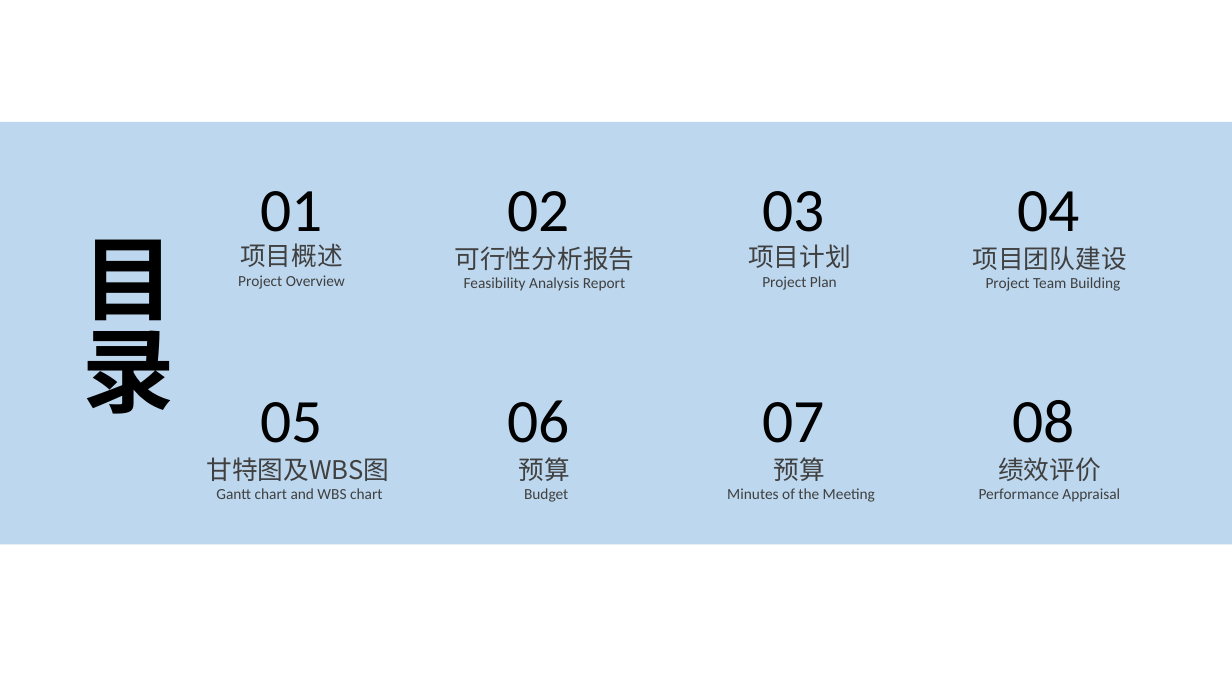
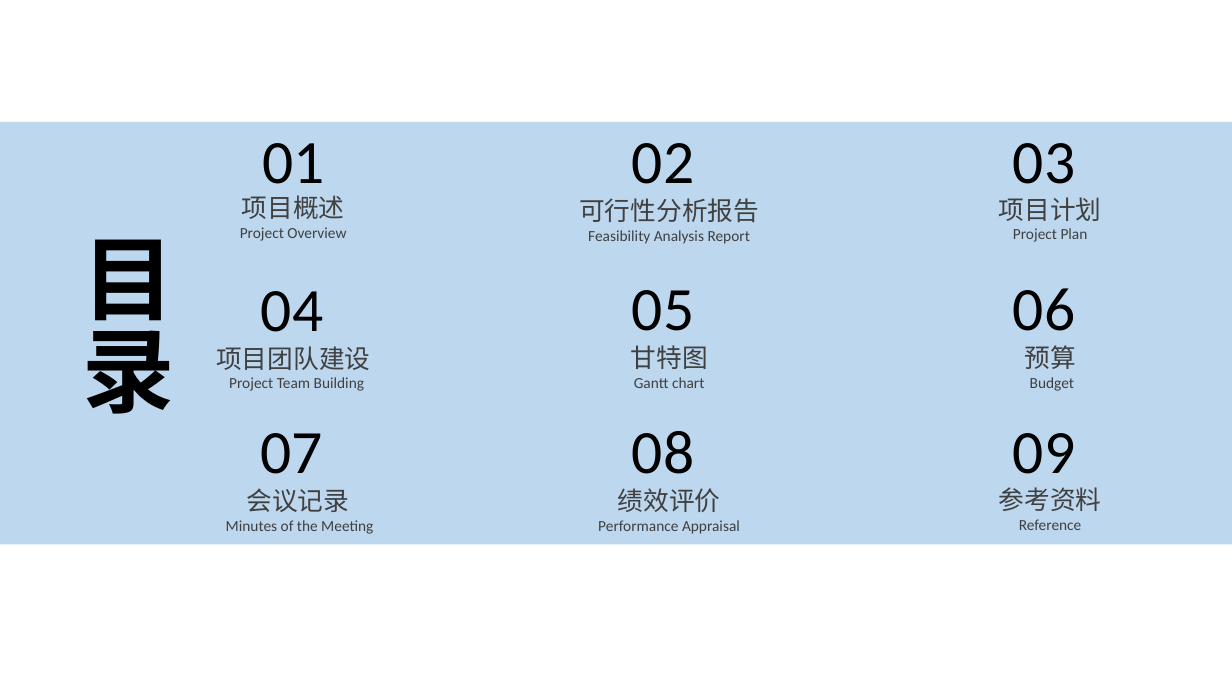
Before and after one commit to SE2020-G7/footprint, a slide deck: slide 2 of 评审PPT/项目计划/项目开发计划-G07-0.2.pptx. Drawn at 1232x693 pixels with LibreOffice and Linux fonts; fonts in the diff are those of the drawing. Boxes give left, top, right and bottom in pixels: in the first picture for what was removed or moved away, otherwise in the second. Text is boxed around its words. In the diff, an @@ line names an element or a change of style, - is before the commit and + after.

```diff
--- a/评审PPT/项目计划/项目开发计划-G07-0.2.pptx
+++ b/评审PPT/项目计划/项目开发计划-G07-0.2.pptx
@@ text "01": place and size @@
-text "01" at (261,191,323,246)
+text "01" at (262,143,324,198)
@@ text "02": place and size @@
-text "02" at (507,191,569,232)
+text "02" at (632,143,694,184)
@@ text "03": place and size @@
-text "03" at (762,191,824,246)
+text "03" at (1013,143,1075,198)
@@ text "项目概述": place and size @@
-text "项目概述" at (238,243,345,289)
+text "项目概述" at (240,195,346,241)
@@ text "可行性分析报告": place and size @@
-text "可行性分析报告" at (455,246,635,291)
+text "可行性分析报告" at (579,198,759,244)
@@ text "项目计划": place and size @@
-text "项目计划" at (748,244,851,290)
+text "项目计划" at (999,197,1102,242)
@@ text "04": place and size @@
-text "04" at (1017,191,1079,232)
+text "04" at (261,291,323,332)
@@ text "05": place and size @@
-text "05" at (261,402,323,443)
+text "05" at (632,290,694,331)
@@ text "06": place and size @@
-text "06" at (507,400,569,443)
+text "06" at (1013,288,1075,331)
@@ text "项目团队建设": place and size @@
-text "项目团队建设" at (973,246,1127,291)
+text "项目团队建设" at (216,346,370,391)
@@ text at (631,345,708,369): text changed @@
-甘特图及WBS图
-Gantt chart and WBS chart
+甘特图
+Gantt chart
@@ text "预算": place and size @@
-text "预算" at (519,457,570,481)
+text "预算" at (1024,345,1075,369)
@@ text "07": place and size @@
-text "07" at (762,402,824,443)
+text "07" at (261,433,323,474)
@@ text "08": place and size @@
-text "08" at (1012,400,1074,443)
+text "08" at (632,431,694,474)
@@ text added at (1013,433,1075,488), 48 pt, text #000000 @@
+09
@@ text "会议记录": place and size @@
-text "会议记录" at (727,488,875,502)
+text "会议记录" at (226,488,373,534)
@@ text at (247,488,350,512): text changed @@
-预算
+会议记录
@@ text "绩效评价": place and size @@
-text "绩效评价" at (979,457,1120,502)
+text "绩效评价" at (598,488,740,534)
@@ text added at (999,487,1102,530), 12 pt, text #404040 @@
+参考资料
+Reference
```
Also in this commit, not shown: 14 other slides changed, 7 slides added.
